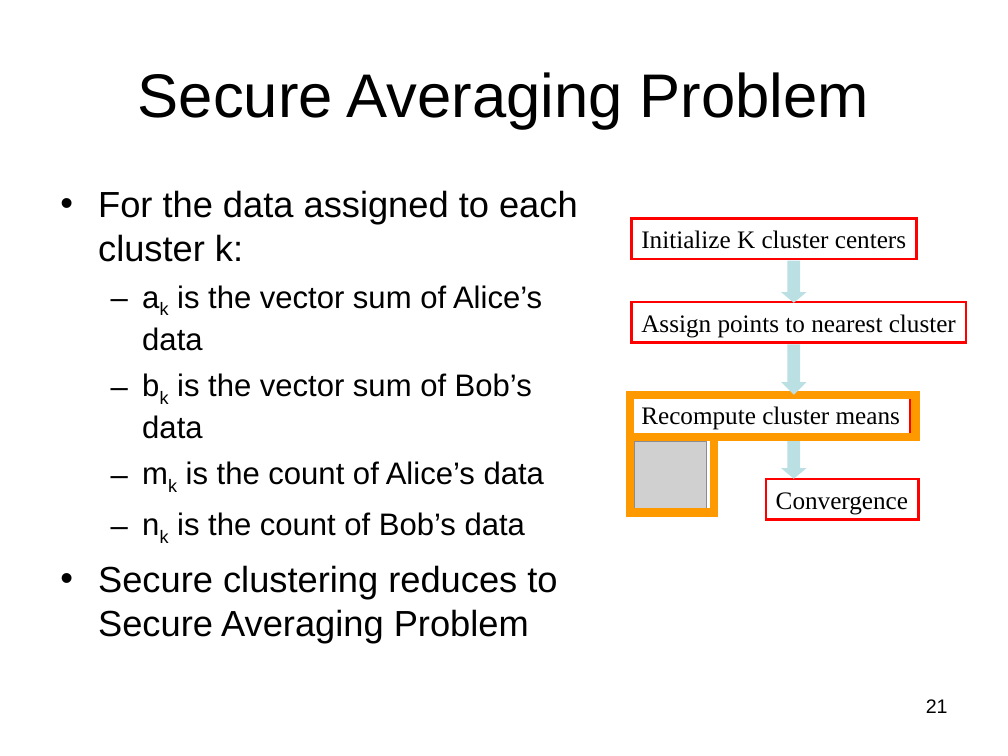
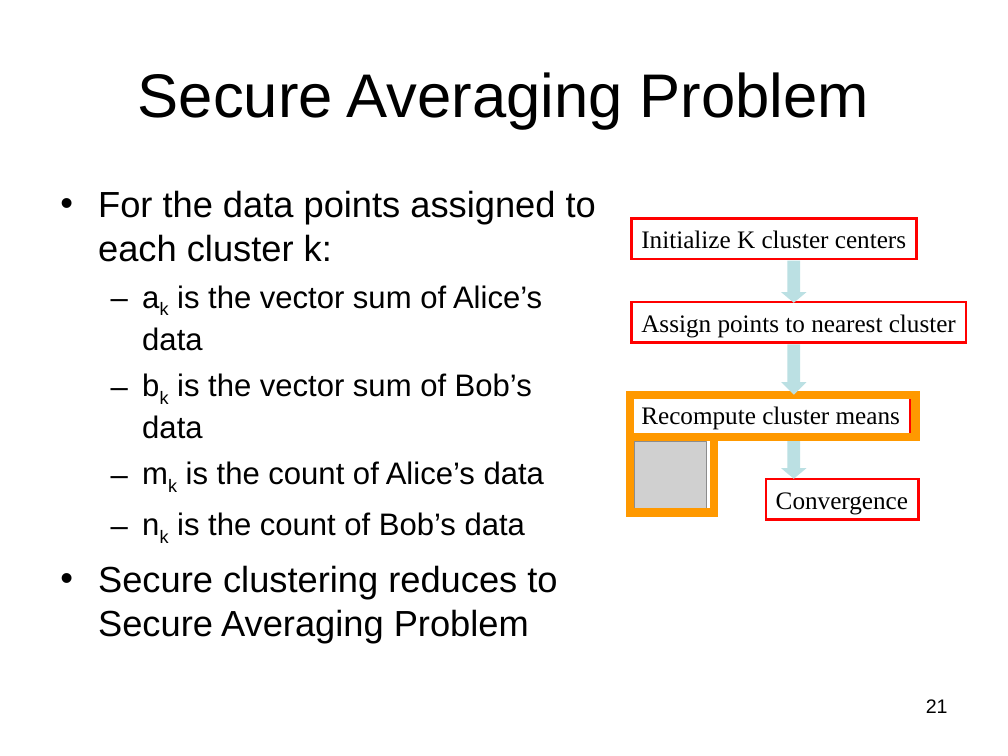
Before and after one commit to lpkruger/sfe-tools, a slide deck: slide 21 of prelim/Prelim-talk.ppt. Drawn at 1008x756 pixels with LibreOffice and Linux fonts; fonts in the diff are those of the drawing; grey boxes stand for pictures. Boxes give left, top, right and bottom in pixels: in the first picture for what was removed or moved away, otherwise in the second. Text is boxed around its words. In the diff, an @@ line names an element or a change of style, - is before the commit and + after.

```diff
--- a/prelim/Prelim-talk.ppt
+++ b/prelim/Prelim-talk.ppt
@@ text at [98,190,596,262]: text changed @@
-• For the data assigned to each cluster k:
+• For the data points assigned to each cluster k:
```
Also in this commit, not shown: 13 other slides changed.
